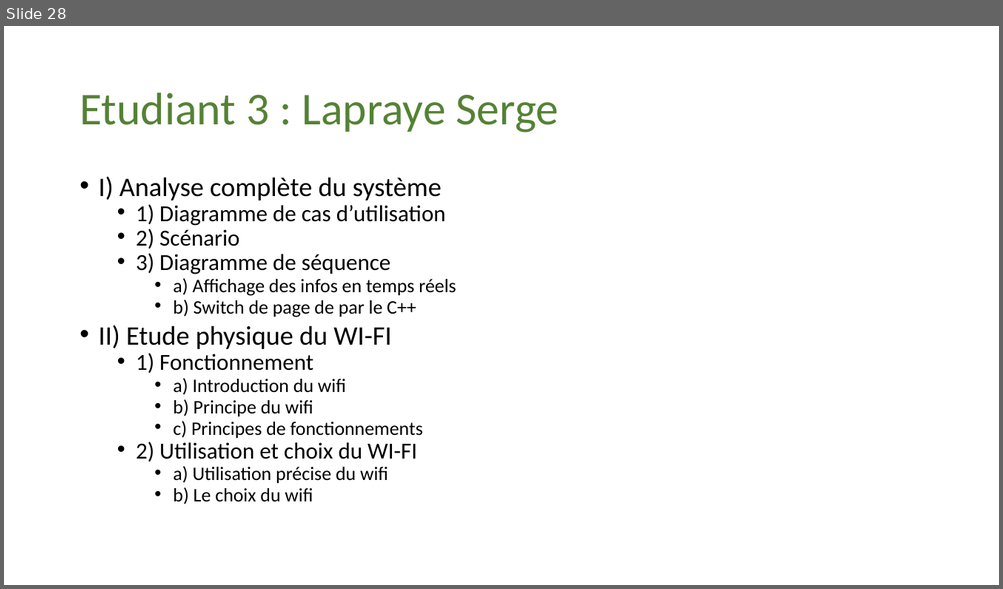
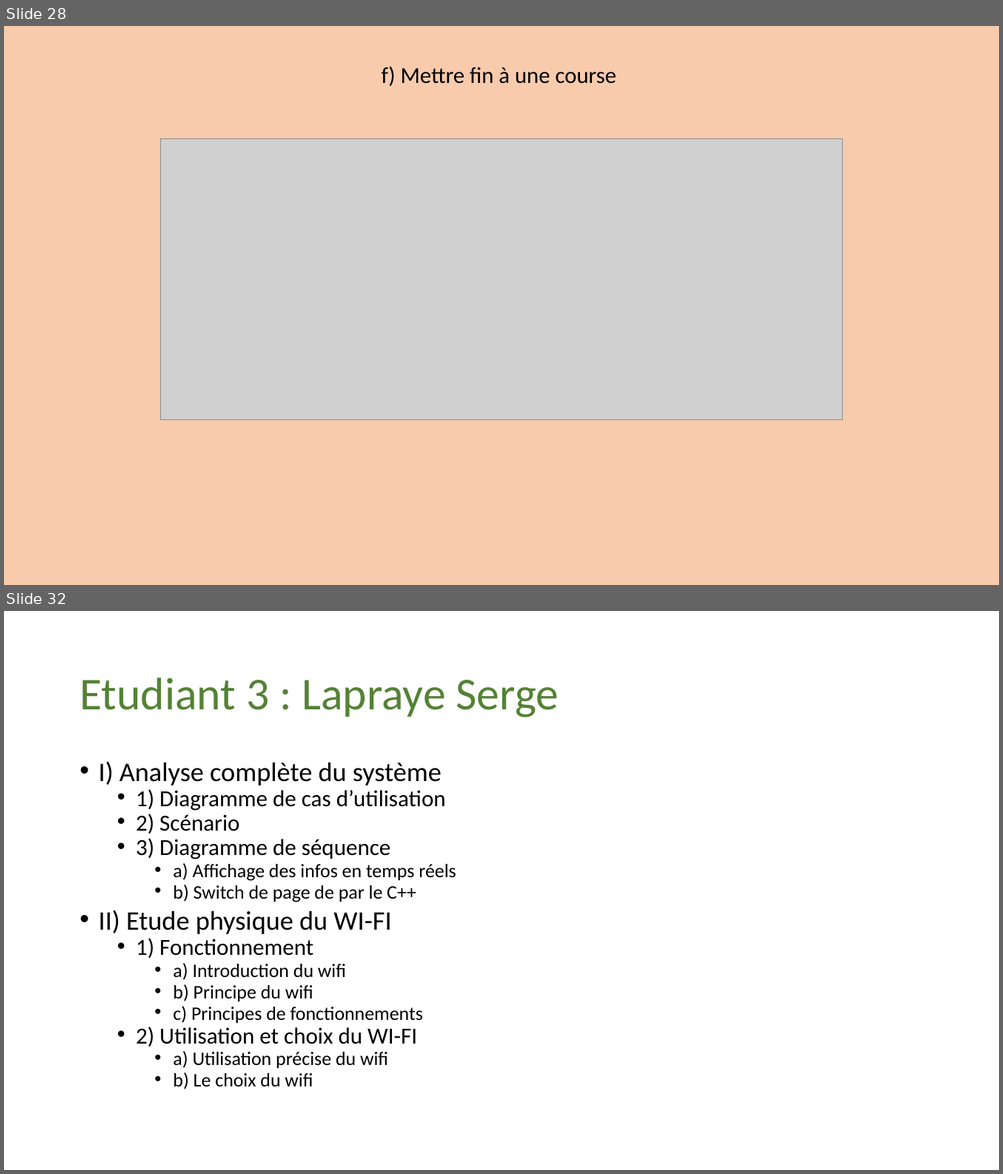
Before and after one commit to Maja2308/Projet_Cross, a slide deck: Diagrammes Communs/Presentation_Revue0.pptx. Shown one above the other, each under a label of ours: slide 28 before the commit, slides 28 and 32 after it; the slides between them are not shown. The pictures are 1003x589 and 1003x1174 pixels, drawn with LibreOffice and Linux fonts; fonts in the diff are those of the drawing; grey boxes stand for pictures. Boxes give left, top, right and bottom in pixels: in the first picture for what was removed or moved away, otherwise in the second. Text is boxed around its words. In the diff, an @@ line names an element or a change of style, - is before the commit and + after.

```diff
--- a/Diagrammes Communs/Presentation_Revue0.pptx
+++ b/Diagrammes Communs/Presentation_Revue0.pptx
@@ slide 28 added at (4,26,999,585), background #F8CBAD @@
@@ title added at (381,66,617,86), 22 pt, text #000000 @@
+f) Mettre fin à une course
@@ picture added at (161,139,842,420) @@
@@ what was slide 28 is now slide 32 @@
```
Also in this commit, not shown: 26 slides changed, 4 other slides added, 1 slide removed, 2 other files.
